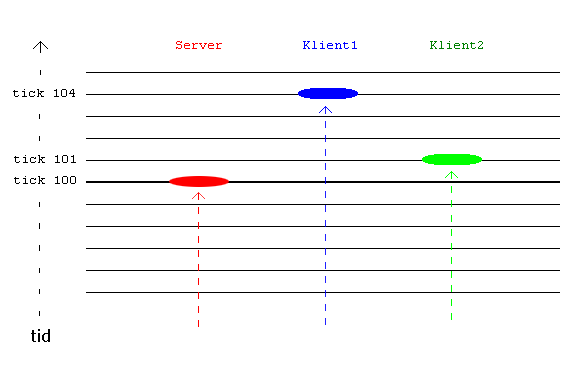
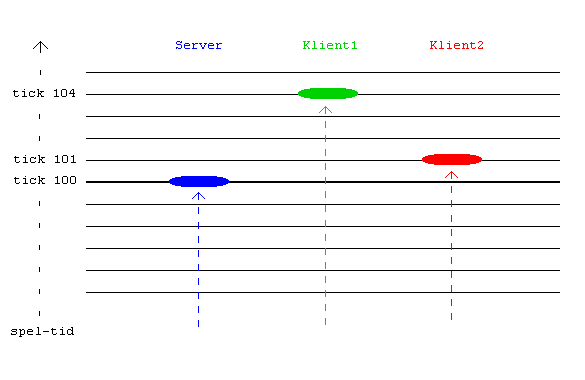
Layers edited between the first and the second w=585, h=380 image:
painted on "Klient2-streckad" over [445, 171, 458, 320]
painted on "Klient1-Streckad" over [319, 106, 332, 325]
painted on "Server-streckad" over [192, 192, 205, 327]
painted on "Klient2" over [422, 154, 482, 165]
painted on "Klient1" over [298, 88, 358, 99]
painted on "Server" over [169, 176, 229, 187]
painted on "Ticks" over [11, 201, 74, 342]
painted on "NamnTexter" over [176, 41, 483, 49]
